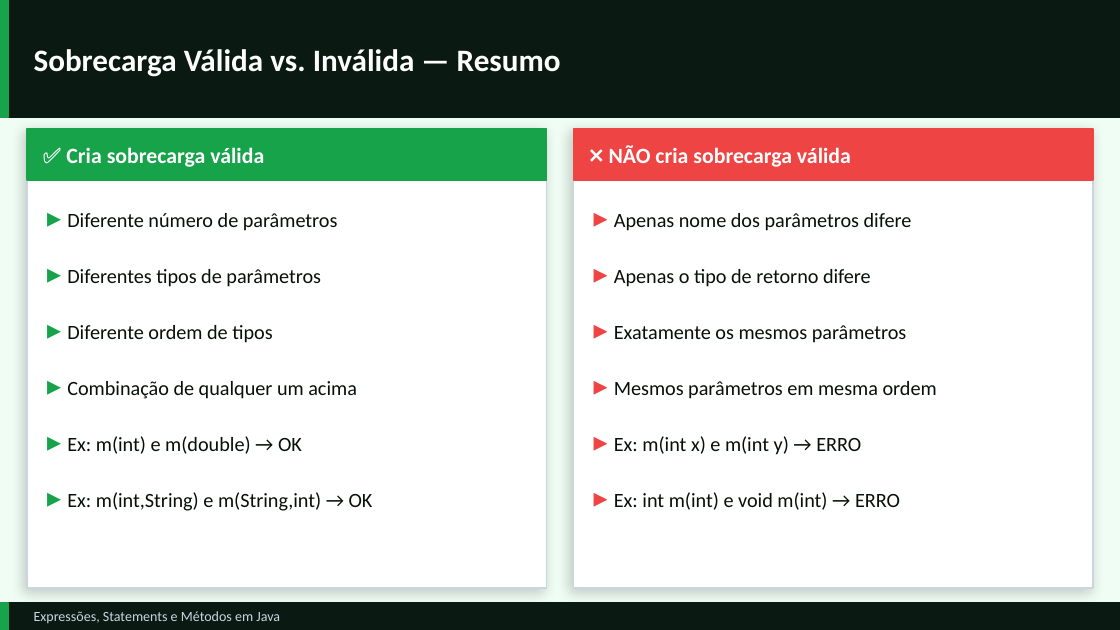
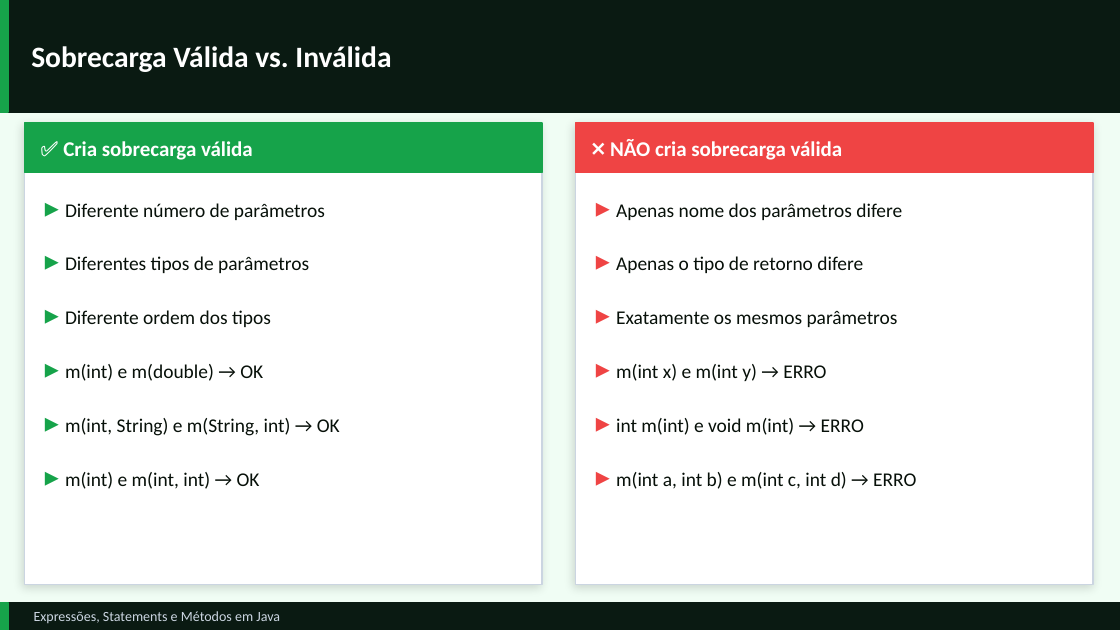
Before and after one commit to GustavoJ-dev/JavaStudiesHub, a slide deck: slide 28 of src/module03/content/Expressoes-Statements-e-Metodos.pptx (slide 23 before the commit). Drawn at 1120x630 pixels with LibreOffice and Linux fonts; fonts in the diff are those of the drawing. Boxes give left, top, right and bottom in pixels: in the first picture for what was removed or moved away, otherwise in the second. Text is boxed around its words. In the diff, an @@ line names an element or a change of style, - is before the commit and + after.

```diff
--- a/src/module03/content/Expressoes-Statements-e-Metodos.pptx
+++ b/src/module03/content/Expressoes-Statements-e-Metodos.pptx
@@ rectangle: place and size @@
-rectangle at box(0, 0, 1120, 118)
+rectangle at box(0, 0, 1120, 112)
@@ rectangle: place and size @@
-rectangle at box(0, 0, 8, 118)
+rectangle at box(0, 0, 8, 112)
@@ text at box(31, 46, 391, 72): text changed; size 20 to 19 pt @@
-Sobrecarga Válida vs. Inválida — Resumo
+Sobrecarga Válida vs. Inválida
@@ rectangle at box(25, 123, 542, 585): shadow changed @@
@@ rectangle: place and size @@
-rectangle at box(27, 129, 547, 588)
+rectangle at box(25, 123, 542, 585)
@@ rectangle: place and size @@
-rectangle at box(27, 129, 547, 180)
+rectangle at box(25, 123, 542, 172)
@@ text "✅ Cria sobrecarga válida" at box(63, 141, 253, 160): size 14 to 13.5 pt @@
@@ rectangle: place and size @@
-rectangle at box(573, 129, 1093, 588)
+rectangle at box(576, 123, 1093, 585)
@@ rectangle: place and size @@
-rectangle at box(573, 129, 1093, 180)
+rectangle at box(576, 123, 1093, 172)
@@ rectangle at box(576, 123, 1093, 585): shadow changed @@
@@ text "❌ NÃO cria sobrecarga válida" at box(610, 139, 843, 160): size 14 to 13.5 pt @@
@@ text "▸ Diferente número de parâmetros": place and size @@
-text "▸ Diferente número de parâmetros" at box(67, 213, 338, 231)
+text "▸ Diferente número de parâmetros" at box(65, 203, 325, 220)
@@ text "▸ Apenas nome dos parâmetros ...": place and size @@
-text "▸ Apenas nome dos parâmetros ..." at box(614, 213, 912, 231)
+text "▸ Apenas nome dos parâmetros ..." at box(616, 203, 902, 220)
@@ text "▸ Diferentes tipos de parâmetros": place and size @@
-text "▸ Diferentes tipos de parâmetros" at box(67, 269, 321, 287)
+text "▸ Diferentes tipos de parâmetros" at box(65, 256, 309, 273)
@@ text "▸ Apenas o tipo de ...": place and size @@
-text "▸ Apenas o tipo de ..." at box(614, 269, 871, 287)
+text "▸ Apenas o tipo de ..." at box(616, 256, 863, 273)
@@ size 13 to 12.5 pt in 5 elements at box(65, 203, 325, 220), box(65, 256, 309, 273), box(616, 203, 902, 220), box(616, 256, 863, 273), box(616, 311, 898, 327) @@
@@ text "▸ Exatamente os mesmos parâmetros": place and size @@
-text "▸ Exatamente os mesmos parâmetros" at box(614, 325, 907, 343)
+text "▸ Exatamente os mesmos parâmetros" at box(616, 311, 898, 327)
@@ text at box(65, 310, 271, 327): text changed; size 13 to 12.5 pt @@
-▸ Diferente ordem de tipos
+▸ Diferente ordem dos tipos
@@ text at box(65, 364, 263, 381): text changed; size 13 to 12.5 pt @@
-▸ Combinação de qualquer um acima
+▸ m(int) e m(double) → OK
@@ text at box(616, 364, 826, 381): text changed; size 13 to 12.5 pt @@
-▸ Mesmos parâmetros em mesma ordem
+▸ m(int x) e m(int y) → ERRO
@@ text at box(65, 418, 340, 436): text changed; size 13 to 12.5 pt @@
-▸ Ex: m(int) e m(double) → OK
+▸ m(int, String) e m(String, int) → OK
@@ text at box(616, 418, 864, 435): text changed; size 13 to 12.5 pt @@
-▸ Ex: m(int x) e m(int y) → ERRO
+▸ int m(int) e void m(int) → ERRO
@@ text at box(65, 472, 260, 489): text changed; size 13 to 12.5 pt @@
-▸ Ex: m(int,String) e m(String,int) → OK
+▸ m(int) e m(int, int) → OK
@@ text at box(616, 472, 916, 489): text changed; size 13 to 12.5 pt @@
-▸ Ex: int m(int) e void m(int) → ERRO
+▸ m(int a, int b) e m(int c, int d) → ERRO
```
Also in this commit, not shown: 23 other slides changed, 15 slides added, 10 slides removed, 7 other files.
